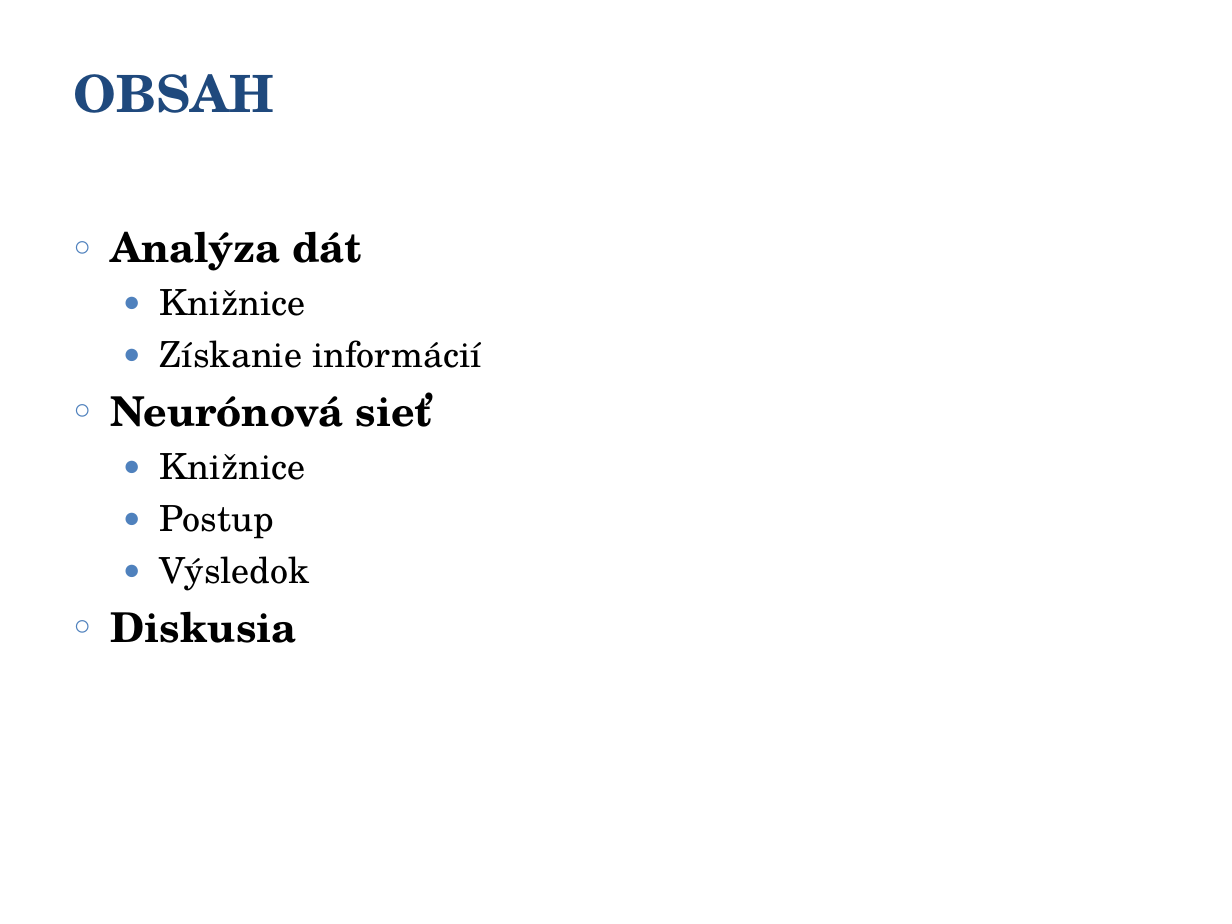
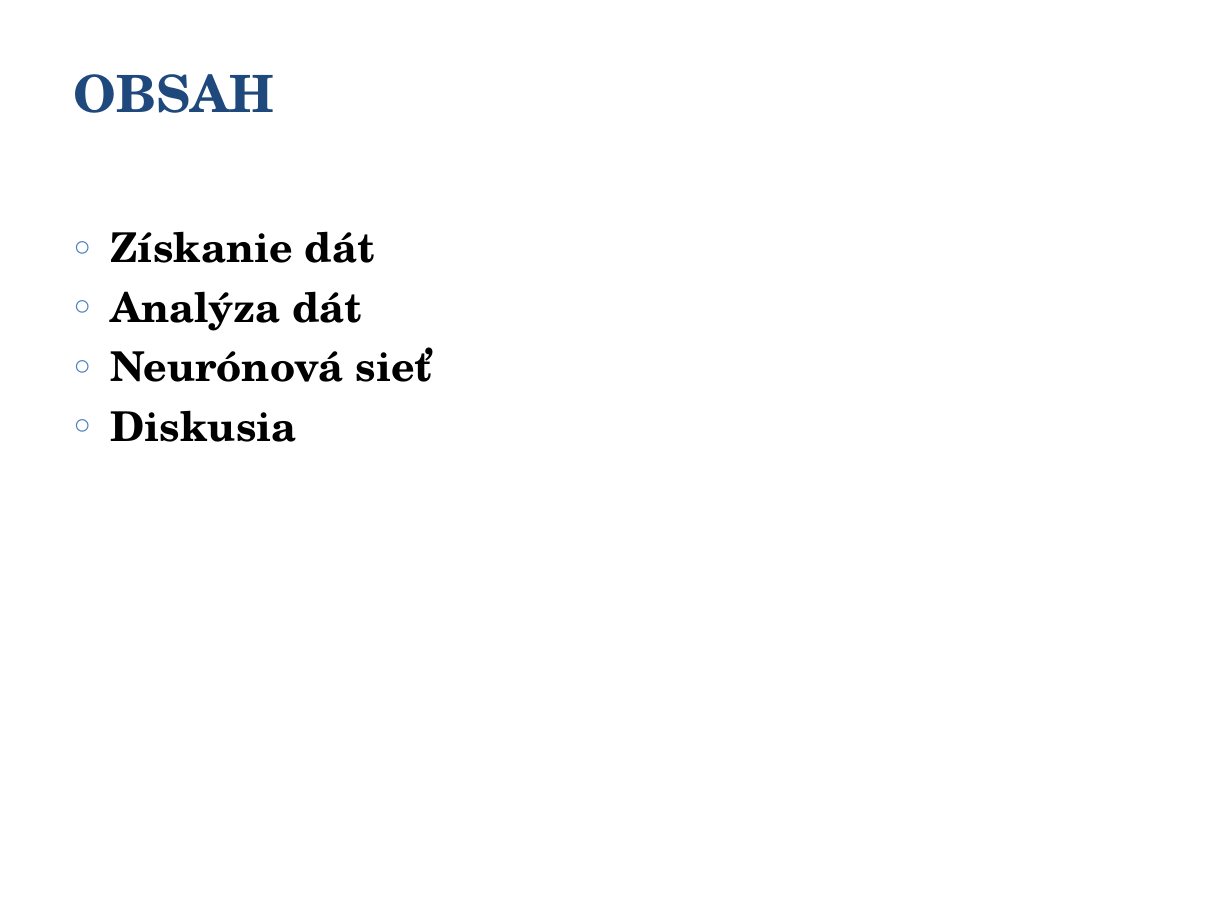
Before and after one commit to georgeob/Mate_NS2020, a slide deck: slide 2 of presentation.ppt. Drawn at 1232x924 pixels with LibreOffice and Linux fonts; fonts in the diff are those of the drawing. Boxes give left, top, right and bottom in pixels: in the first picture for what was removed or moved away, otherwise in the second. Text is boxed around its words. In the diff, an @@ line names an element or a change of style, - is before the commit and + after.

```diff
--- a/presentation.ppt
+++ b/presentation.ppt
@@ text at (110,231,375,263): paragraph added @@
+○ Získanie dát
@@ text at (160,289,482,368): paragraphs removed @@
-  ● Knižnice
-  ● Získanie informácií
@@ text at (160,453,310,591): paragraphs removed @@
-  ● Knižnice
-  ● Postup
-  ● Výsledok
```
Also in this commit, not shown: 3 other slides changed, 8 slides added, 1 slide removed.
